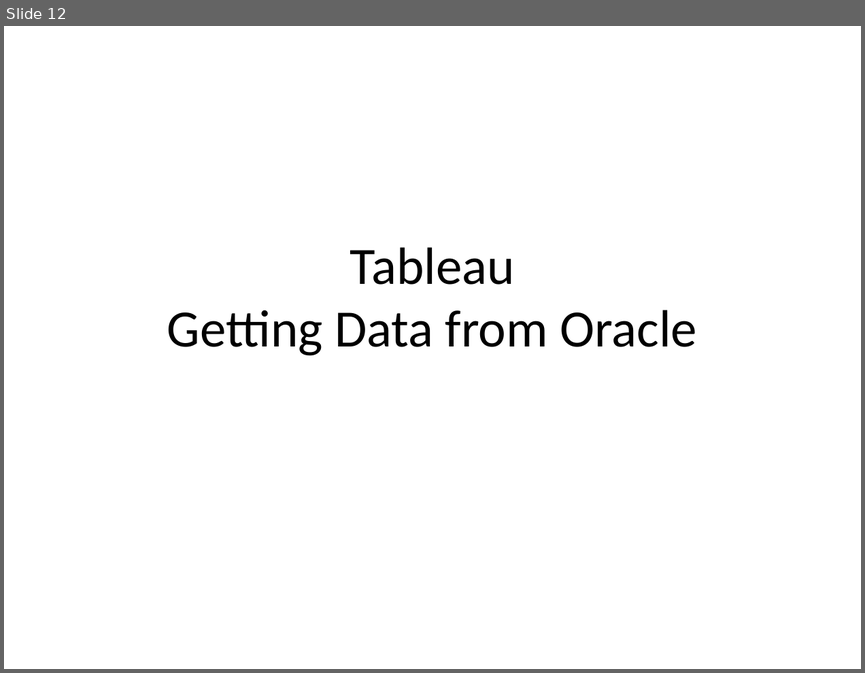
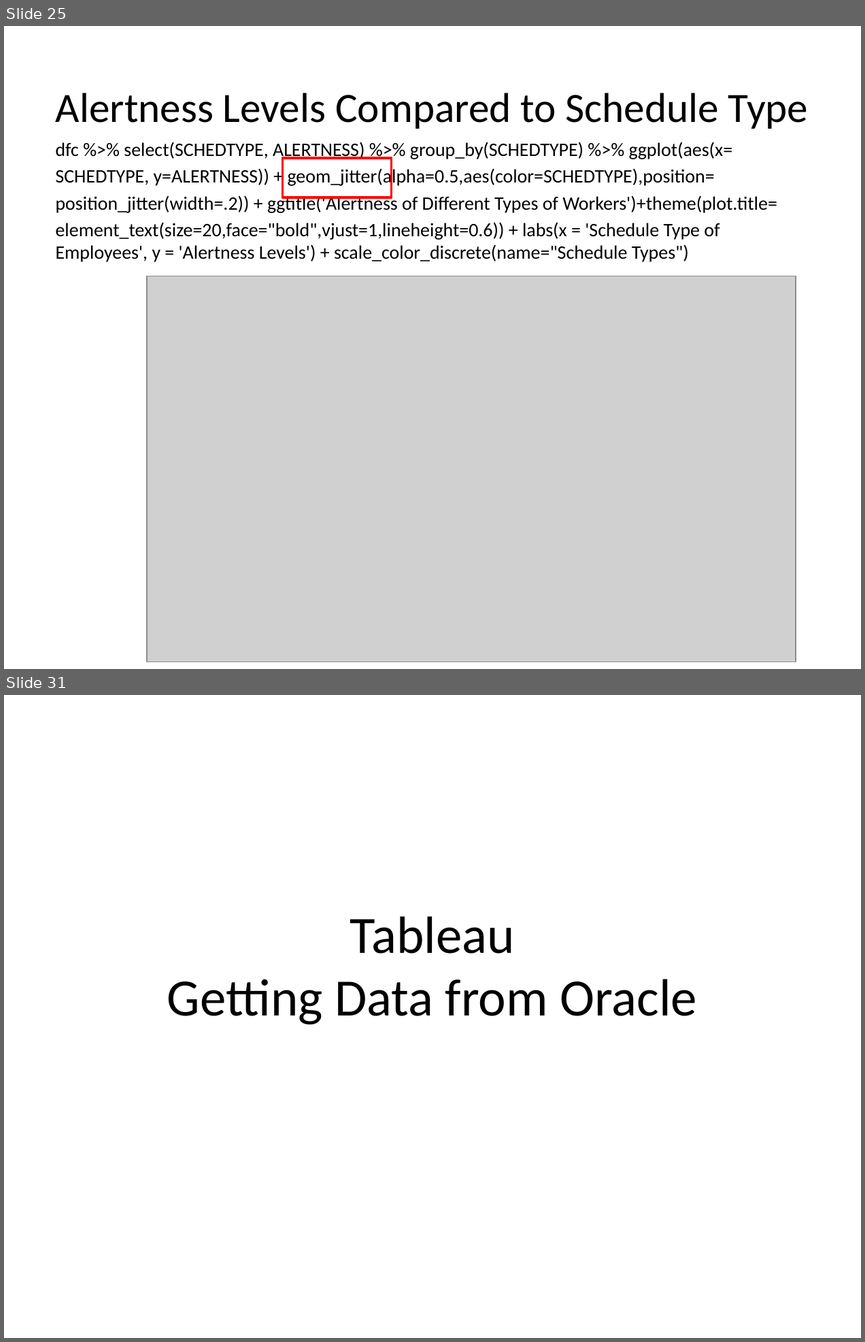
Before and after one commit to andreanc223/DV_FinalProject, a slide deck: 00 Doc/Presentation.pptx. Shown one above the other, each under a label of ours: slide 12 before the commit, slides 25 and 31 after it; the slides between them are not shown. The pictures are 865x673 and 865x1342 pixels, drawn with LibreOffice and Linux fonts; fonts in the diff are those of the drawing; grey boxes stand for pictures. Boxes give left, top, right and bottom in pixels: in the first picture for what was removed or moved away, otherwise in the second. Text is boxed around its words. In the diff, an @@ line names an element or a change of style, - is before the commit and + after.

```diff
--- a/00 Doc/Presentation.pptx
+++ b/00 Doc/Presentation.pptx
@@ slide 25 added at (4, 26, 861, 669), background #FFFFFF @@
@@ title added at (56, 93, 808, 129), 35 pt, text #000000 @@
+Alertness Levels Compared to Schedule Type
@@ text added at (56, 142, 777, 262), 16 pt, text #000000 @@
+dfc %>% select(SCHEDTYPE, ALERTNESS) %>% group_by(SCHEDTYPE) %>% ggplot(aes(x=
+SCHEDTYPE, y=ALERTNESS)) + geom_jitter(alpha=0.5,aes(color=SCHEDTYPE),position=
+position_jitter(width=.2)) + ggtitle('Alertness of Different Types of Workers')+theme(plot.title=
+element_text(size=20,face="bold",vjust=1,lineheight=0.6)) + labs(x = 'Schedule Type of Employees', y = 'Alertness Levels') + scale_color_discrete(name="Schedule Types")
@@ rectangle added at (283, 158, 392, 197), outline #FF0000 2 pt @@
@@ picture added at (147, 276, 796, 662) @@
@@ what was slide 12 is now slide 31 @@
```
Also in this commit, not shown: 18 other slides added, 8 other files.
